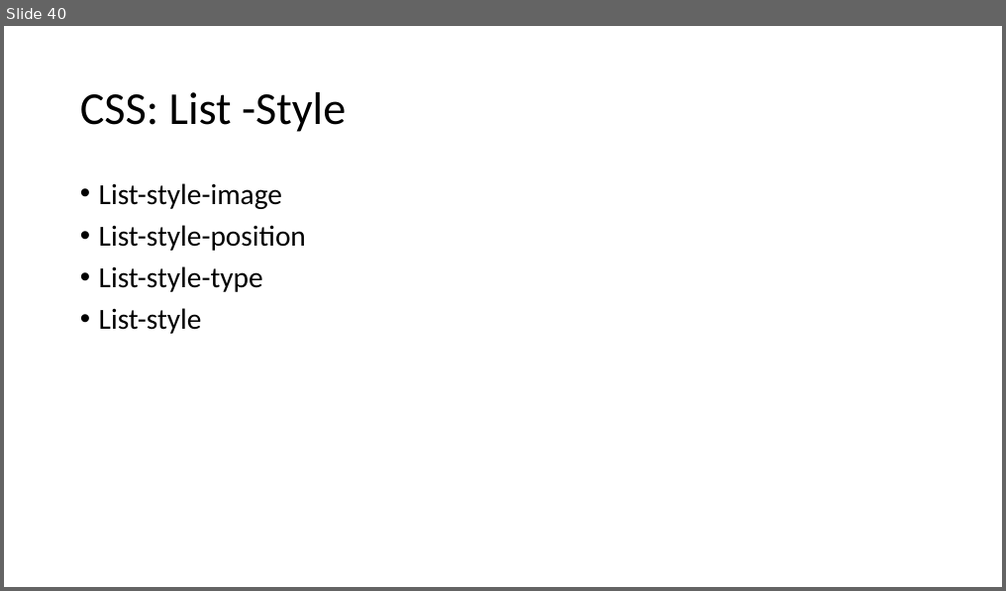
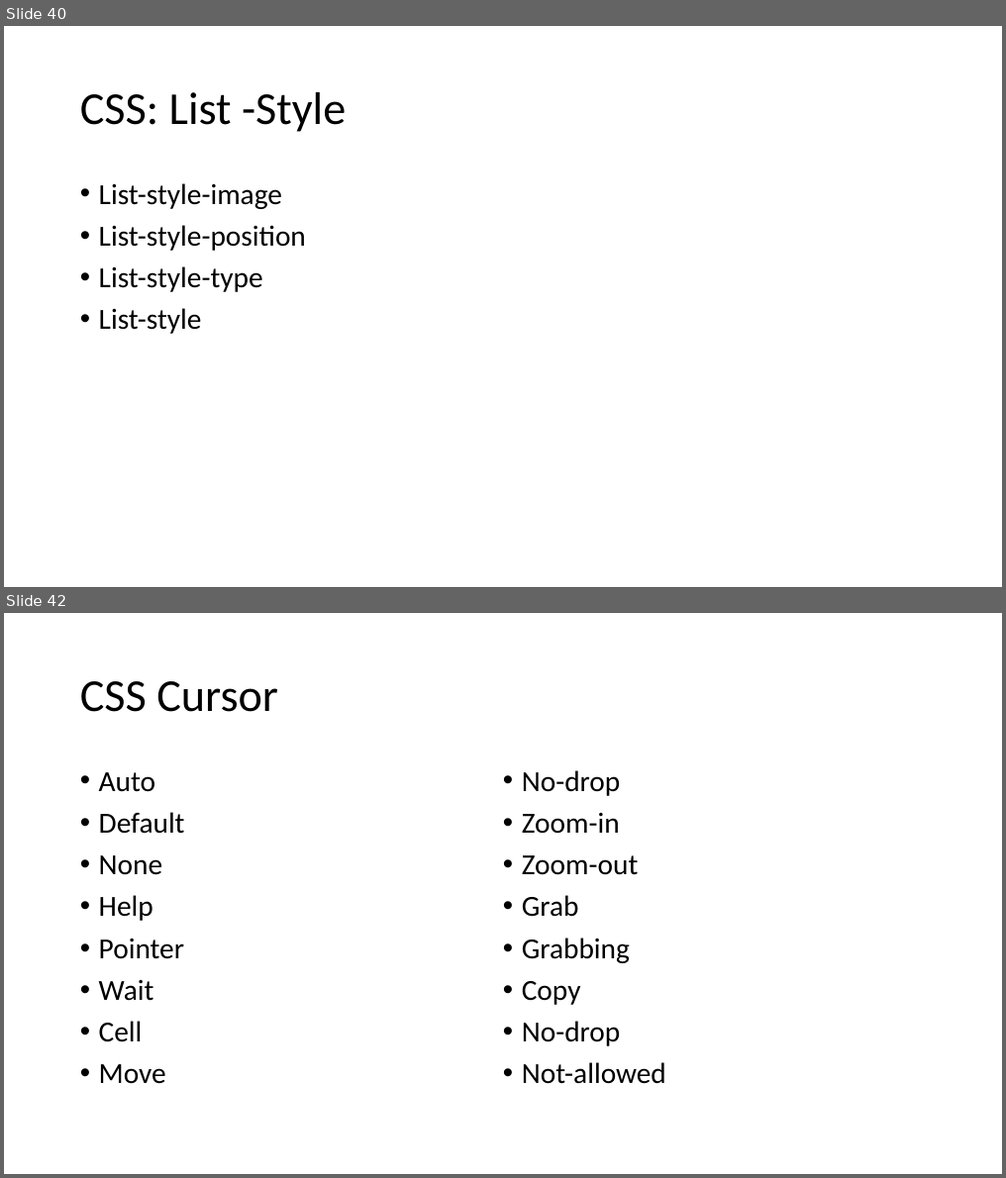
Before and after one commit to PiyushChaturvedii/Batch05, a slide deck: CSS3.pptx. Shown one above the other, each under a label of ours: slide 40 before the commit, slides 40 and 42 after it; the slides between them are not shown. The pictures are 1006x591 and 1006x1178 pixels, drawn with LibreOffice and Linux fonts; fonts in the diff are those of the drawing. Boxes give left, top, right and bottom in pixels: in the first picture for what was removed or moved away, otherwise in the second. Text is boxed around its words. In the diff, an @@ line names an element or a change of style, - is before the commit and + after.

```diff
--- a/CSS3.pptx
+++ b/CSS3.pptx
@@ slide 42 added at box(4, 613, 1002, 1174), background #FFFFFF @@
@@ title added at box(80, 681, 278, 712), 44 pt, text #000000 @@
+CSS Cursor
@@ text added at box(99, 770, 666, 1084), 28 pt, text #000000 @@
+• Auto
+• Default
+• None
+• Help
+• Pointer
+• Wait
+• Cell
+• Move
+• No-drop
+• Zoom-in
+• Zoom-out
+• Grab
+• Grabbing
+• Copy
+• No-drop
+• Not-allowed
```
Also in this commit, not shown: 1 slide changed, 4 other slides added, 3 other files.
